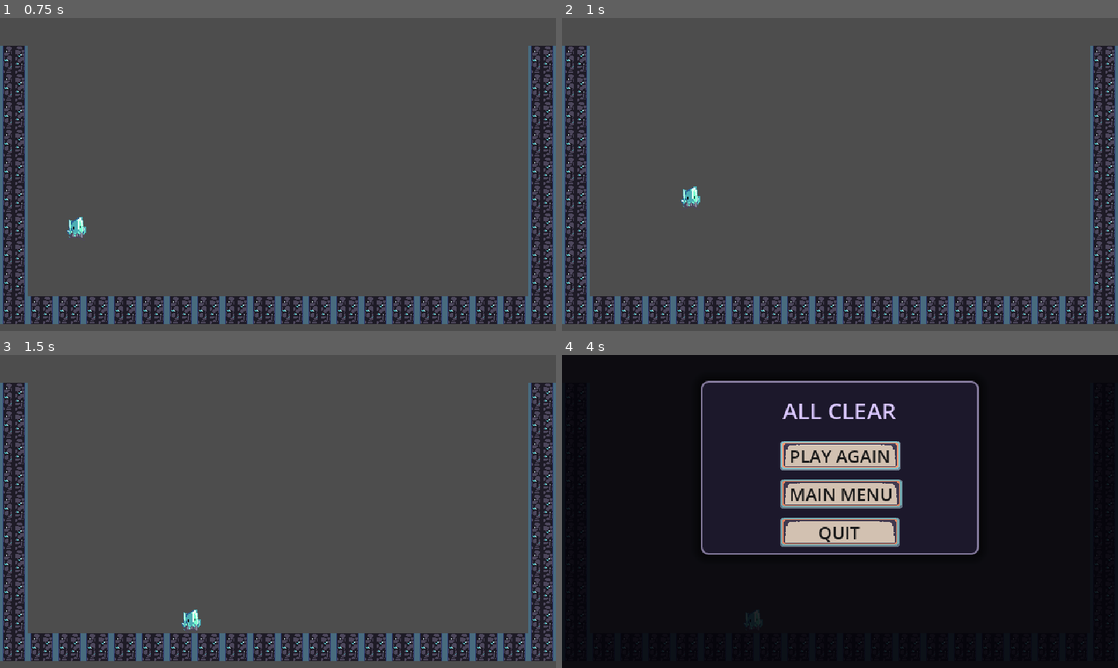
Above: before the commit, frames 1-4 (two rows, left to right).
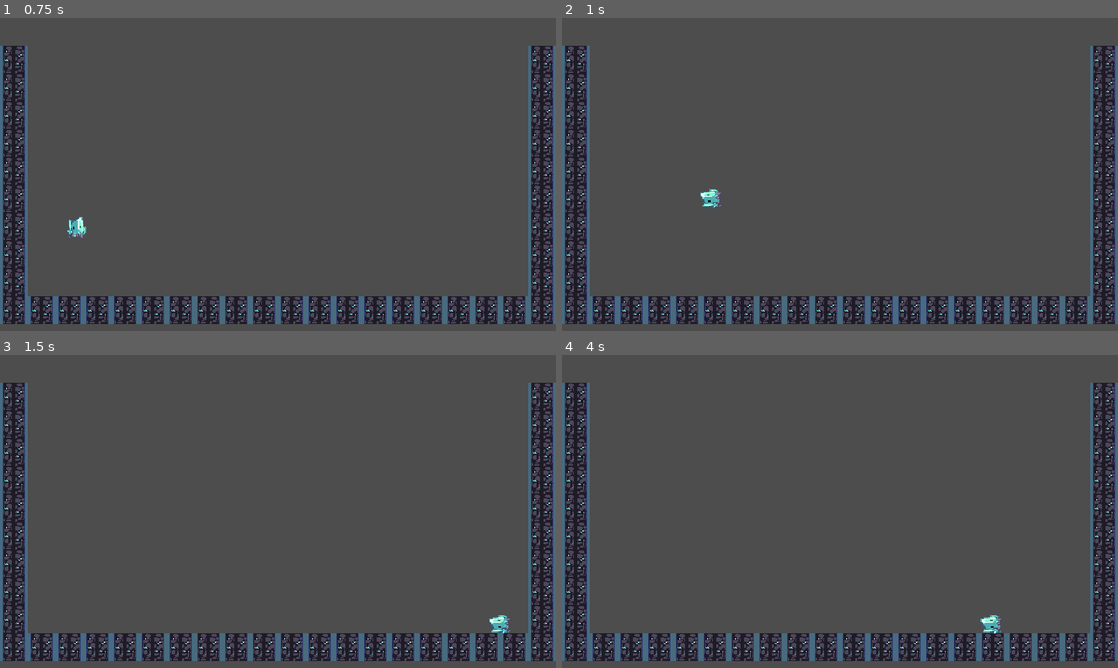
Above: after the commit, the same moments.

Repository: jmx2033/GRAVSWITCH
Game: Godot game, scene res://Scenes/challenge_0.tscn
The game is run twice, just before and just after one commit, with the same random seed, the same clock (stepped at 60 frames per second) and the same inputs. This scene is started directly instead of the project's main scene.
Inputs (mouse positions are in pixels of both pictures, inside the frame that each line leads up to):
- Up to frame 1 (0.75 s): move the mouse to (400, 158) at 0.52 s; hold D (move_right) from 0.53 s (still down); tap Space (jump) at 0.6 s
- Up to frame 2 (1 s): keep holding D (move_right); tap Space (jump) at 0.77 s
- Up to frame 3 (1.5 s): keep holding D (move_right); tap Space (jump) at 1.07, 1.35 s; move the mouse to (166, 527) at 1.27 s
- Up to frame 4 (4 s): tap Space (jump) at 1.52, 1.82, 2.1, 2.85, 3.02, 3.32, 3.6, 3.77 s; move the mouse to (895, 442) at 2.02 s; release D (move_right) at 2.03 s; hold A (move_left) 2.03-2.78 s; move the mouse to (812, 574) at 2.77 s; hold D (move_right) from 2.78 s (still down); move the mouse to (1006, 558) at 3.52 s

Frame 1 is identical in both runs. In frame 2, 0.3% of the frame differs, in the area x 21-29%, y 53-61%; in frame 3, 0.3%; in frame 4, 99%, in the area x 0-100%, y 0-100%.

Commit message:
feat(player): 挑战关加空中改重力，四方向可切换 [P1-2]

Diff:
--- a/Scripts/level/challenge_level.gd
+++ b/Scripts/level/challenge_level.gd
@@ -34,6 +34,11 @@
 		push_error("challenge_level.gd：玩家节点缺少 won 信号")
 		return
 	_player.connect("won", _on_player_won)
+
+	# 挑战关专属：授权玩家在空中按「方向 + 空格」主动改变重力方向。
+	# 四关不调用这个方法，所以那边的手感与之前完全一致。
+	if _player.has_method("enable_gravity_shift"):
+		_player.call("enable_gravity_shift")
 
 
 ## 让结算页铺满整个视口。
--- a/Scripts/player/player.gd
+++ b/Scripts/player/player.gd
@@ -73,6 +73,18 @@
 
 # 玩家当前重叠的重力区 -> 拉力方向；叠加时按各区的加速度贡献计算
 var _gravity_dirs: Dictionary = {}
+
+## 关卡是否授权玩家主动改变重力方向（挑战关专用）。
+## 默认关闭，所以四关的行为与之前完全一致；挑战关在 _ready 里调用
+## enable_gravity_shift() 显式打开。
+var _gravity_shift_enabled: bool = false
+
+## 玩家主动设定的重力方向；Vector2.ZERO 表示"没改过，走世界默认向下"。
+## 有重力区重叠时它被忽略（重力区优先级最高），出区后继续生效。
+var _shifted_gravity: Vector2 = Vector2.ZERO
+
+## 本次滞空是否已经用掉改重力的机会。落地清零，实现"落地前不能再改"。
+var _gravity_shift_used: bool = false
 
 
 func _ready() -> void:
@@ -136,11 +148,19 @@
 	# 更新土狼时间
 	if is_on_floor():
 		coyote_timer = Config.COYOTE_TIME
+		# 落地：重置"改重力"的机会，实现"落地前不能再改"
+		_gravity_shift_used = false
 	else:
 		coyote_timer = coyote_timer - delta
 
-	# 更新跳预输入
-	if Input.is_action_just_pressed("jump"):
+	# 挑战关能力：空中按「方向 + 空格」改变重力方向。
+	# 它必须排在跳预输入之前，并且在触发时把这一下空格吃掉，
+	# 否则会既改重力又起跳。贴地时不会触发（那是正常跳跃）。
+	var shifted: bool = _try_gravity_shift()
+	if shifted:
+		# 这一下空格已经用于改重力，不进入跳预输入
+		jump_timer = 0.0
+	elif Input.is_action_just_pressed("jump"):
 		jump_timer = Config.JUMP_BUFFER_TIME
 	else:
 		jump_timer = jump_timer - delta
@@ -316,6 +336,56 @@
 	walking_changed.emit(walking)
 
 
+## 由关卡控制器调用，授权本关使用"主动改重力"能力。四关不会调用，所以保持关闭。
+func enable_gravity_shift() -> void:
+	_gravity_shift_enabled = true
+
+
+## 尝试用掉一次"空中改重力"：条件不满足就返回 false，调用方照常处理跳跃。
+##
+## 触发条件（缺一不可）：
+## 1. 本关已授权该能力
+## 2. 真正在空中：coyote_timer <= 0。贴地时按空格永远是跳跃
+## 3. 本次滞空还没用过：实现"落地前不能再改"
+## 4. 这一帧刚按下 jump，且同时按住了某个方向键
+##
+## 方向取法：**垂直优先于水平**。因为水平键是跑动时一直按着的，
+## 若水平优先，"按住 → 跑跳时按空格"就会误触发改重力；垂直键必然是玩家额外按下的、意图明确。
+##
+## 满足时立刻重算重力并返回 true，调用方要把这一下空格吃掉、不再当作跳跃。
+func _try_gravity_shift() -> bool:
+	if not _gravity_shift_enabled:
+		return false
+	if coyote_timer > 0.0:
+		return false
+	if _gravity_shift_used:
+		return false
+	if not Input.is_action_just_pressed("jump"):
+		return false
+
+	var target := _shift_direction_from_input()
+	if target == Vector2.ZERO:
+		return false
+
+	_gravity_shift_used = true
+	_shifted_gravity = target
+	# 立即重算：没在重力区里就生效；在区里则被区覆盖（出区后继续生效）
+	_apply_gravity_zones()
+	return true
+
+
+## 读取方向键，换算成"重力要指向哪一边"；没按方向就返回 ZERO。
+## 垂直优先（见 _try_gravity_shift 的说明）。
+func _shift_direction_from_input() -> Vector2:
+	var axis_y: float = Input.get_axis("move_up", "move_down")
+	if not is_zero_approx(axis_y):
+		return Vector2.DOWN if axis_y > 0.0 else Vector2.UP
+	var axis_x: float = Input.get_axis("move_left", "move_right")
+	if not is_zero_approx(axis_x):
+		return Vector2.RIGHT if axis_x > 0.0 else Vector2.LEFT
+	return Vector2.ZERO
+
+
 ## 进入重力区：记录该区的拉力方向，并重算所有重叠区的合力。
 func enter_gravity_zone(zone: Area2D, gravity_direction: Vector2) -> void:
 	if gravity_direction == Vector2.ZERO:
@@ -341,9 +411,16 @@
 ## - 朝上 / 朝左 / 朝右 → 该方向 1g
 ## - 朝下 → 该方向 2g（"加重"：跳得更矮、落得更快）
 ## - 多个区同时生效 → 各自的加速度相加，完全相抵时就是失重（加速度 0）
+## 汇总当前所有重力来源，算出 Config.gravity_acceleration。
+##
+## 优先级：**重力区最高**。有区重叠时玩家的主动重力被忽略（出区后继续生效），
+## 没有区时：用过主动重力就保持它，否则回到世界默认的向下 1g。
 func _apply_gravity_zones() -> void:
 	if _gravity_dirs.is_empty():
-		Config.gravity_acceleration = Vector2.DOWN * Config.GRAVITY
+		var base: Vector2 = (
+			_shifted_gravity if _shifted_gravity != Vector2.ZERO else Vector2.DOWN
+		)
+		Config.gravity_acceleration = base * Config.GRAVITY
 		return
 
 	var total := Vector2.ZERO
@@ -398,6 +475,9 @@
 	is_alive = true
 	is_won = false
 	_gravity_dirs.clear()
+	# 重置主动重力：重生后回到世界默认，并重新获得改重力的机会
+	_shifted_gravity = Vector2.ZERO
+	_gravity_shift_used = false
 	_set_walking(false)
 	_was_on_floor = false
 	anim.rotation = 0.0
--- a/project.godot
+++ b/project.godot
@@ -59,6 +59,18 @@
 , Object(InputEventKey,"resource_local_to_scene":false,"resource_name":"","device":16,"window_id":0,"alt_pressed":false …(181 unchanged characters)…
 ]
 }
+move_up={
+"deadzone": 0.2,
+"events": [Object(InputEventKey,"resource_local_to_scene":false,"resource_name":"","device":16,"window_id":0,"alt_pressed":false,"shift_pressed":false,"ctrl_pressed":false,"meta_pressed":false,"pressed":false,"keycode":0,"physical_keycode":87,"key_label":0,"unicode":0,"location":0,"echo":false,"script":null)
+, Object(InputEventKey,"resource_local_to_scene":false,"resource_name":"","device":16,"window_id":0,"alt_pressed":false,"shift_pressed":false,"ctrl_pressed":false,"meta_pressed":false,"pressed":false,"keycode":0,"physical_keycode":4194320,"key_label":0,"unicode":0,"location":0,"echo":false,"script":null)
+]
+}
+move_down={
+"deadzone": 0.2,
+"events": [Object(InputEventKey,"resource_local_to_scene":false,"resource_name":"","device":16,"window_id":0,"alt_pressed":false,"shift_pressed":false,"ctrl_pressed":false,"meta_pressed":false,"pressed":false,"keycode":0,"physical_keycode":83,"key_label":0,"unicode":0,"location":0,"echo":false,"script":null)
+, Object(InputEventKey,"resource_local_to_scene":false,"resource_name":"","device":16,"window_id":0,"alt_pressed":false,"shift_pressed":false,"ctrl_pressed":false,"meta_pressed":false,"pressed":false,"keycode":0,"physical_keycode":4194322,"key_label":0,"unicode":0,"location":0,"echo":false,"script":null)
+]
+}
 
 [layer_names]
 
Not shown, changed: AGENTS.md
Not shown, changed: docs/08_以后再说.md
